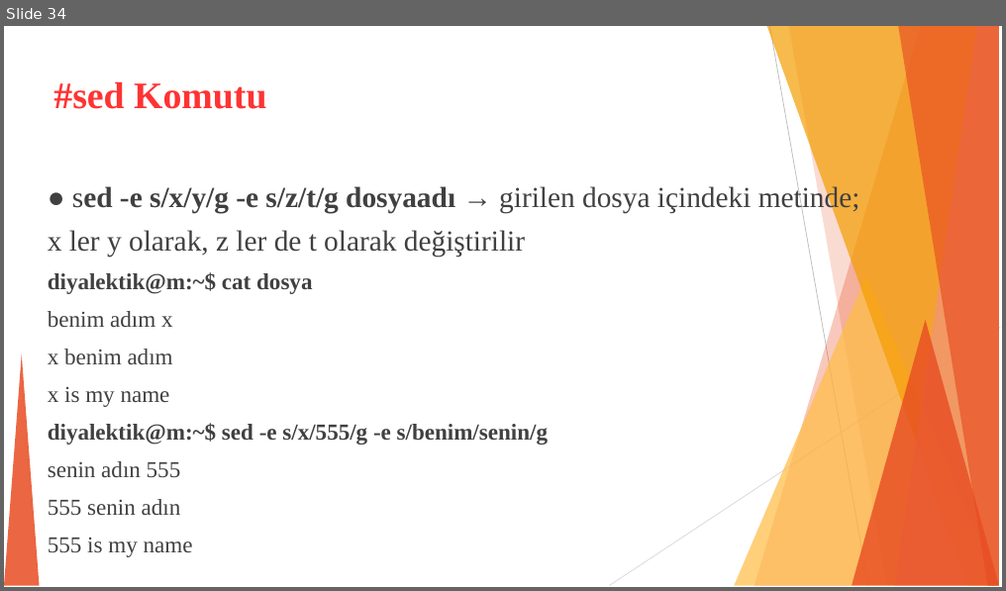
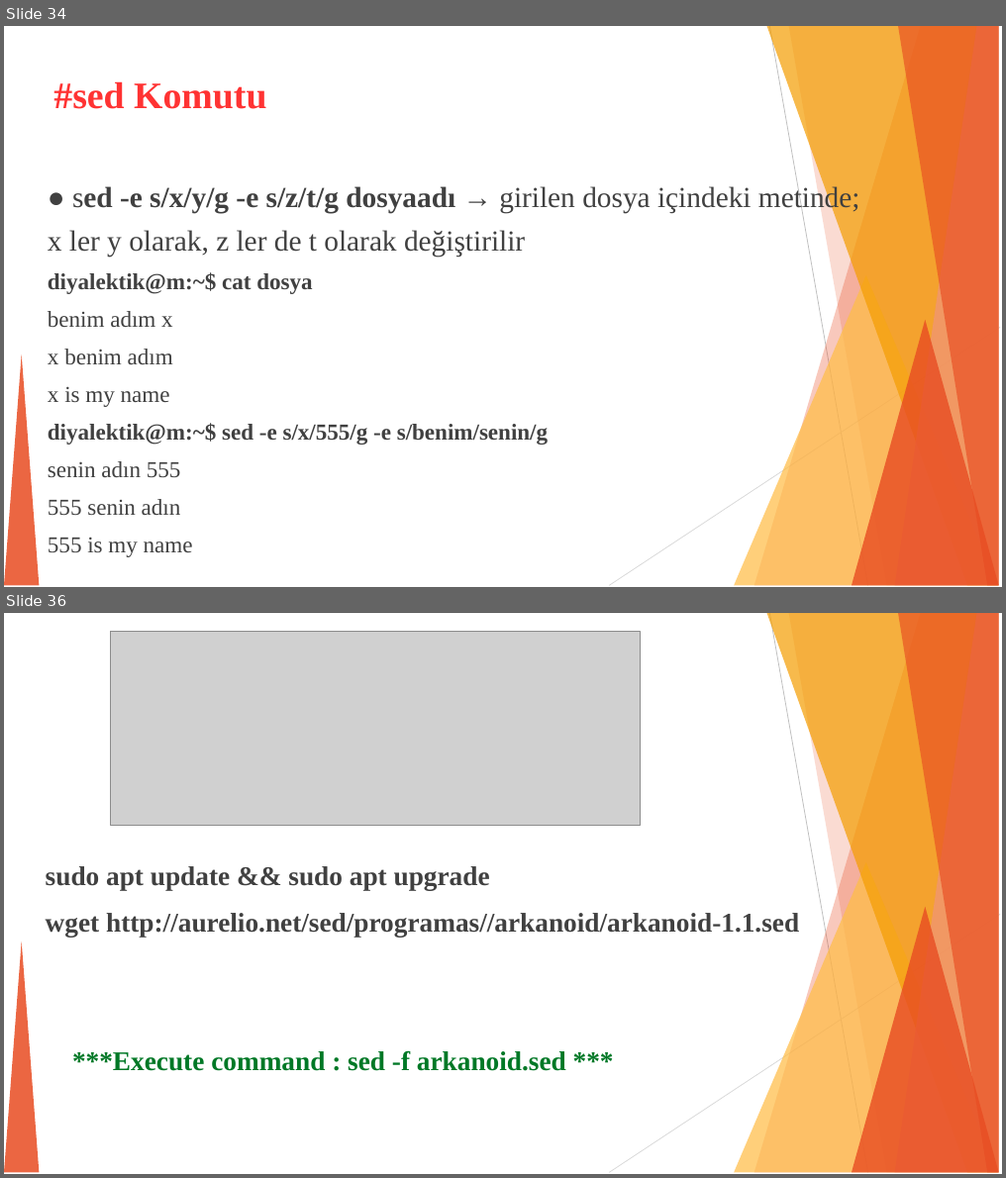
Before and after one commit to sdrttnclskn/ismek-cybersecurity1-lessons, a slide deck: cybersecurity_day 7&8/cybersecurity_day 7&8.ppt. Shown one above the other, each under a label of ours: slide 34 before the commit, slides 34 and 36 after it; the slides between them are not shown. The pictures are 1006x591 and 1006x1178 pixels, drawn with LibreOffice and Linux fonts; fonts in the diff are those of the drawing; grey boxes stand for pictures. Boxes give left, top, right and bottom in pixels: in the first picture for what was removed or moved away, otherwise in the second. Text is boxed around its words. In the diff, an @@ line names an element or a change of style, - is before the commit and + after.

```diff
--- a/cybersecurity_day 7&8/cybersecurity_day 7&8.ppt
+++ b/cybersecurity_day 7&8/cybersecurity_day 7&8.ppt
@@ slide 36 added at bbox=[4, 613, 1002, 1174], background #FFFFFF; not listed: 10 template elements that a slide beside it also shows @@
@@ picture added at bbox=[110, 631, 640, 826] @@
@@ text added at bbox=[46, 866, 799, 1071], 26 pt, text #404040, bold @@
+sudo apt update && sudo apt upgrade
+wget http://aurelio.net/sed/programas//arkanoid/arkanoid-1.1.sed
+***Execute command : sed -f arkanoid.sed ***
@@ slide 34 changed as well @@
@@ outline redrawn in 3 elements at bbox=[766, 26, 998, 585], bbox=[753, 26, 998, 585], bbox=[788, 26, 997, 585] @@
```
Also in this commit, not shown: 54 other slides changed, 1 other slide added, 1 other file.
